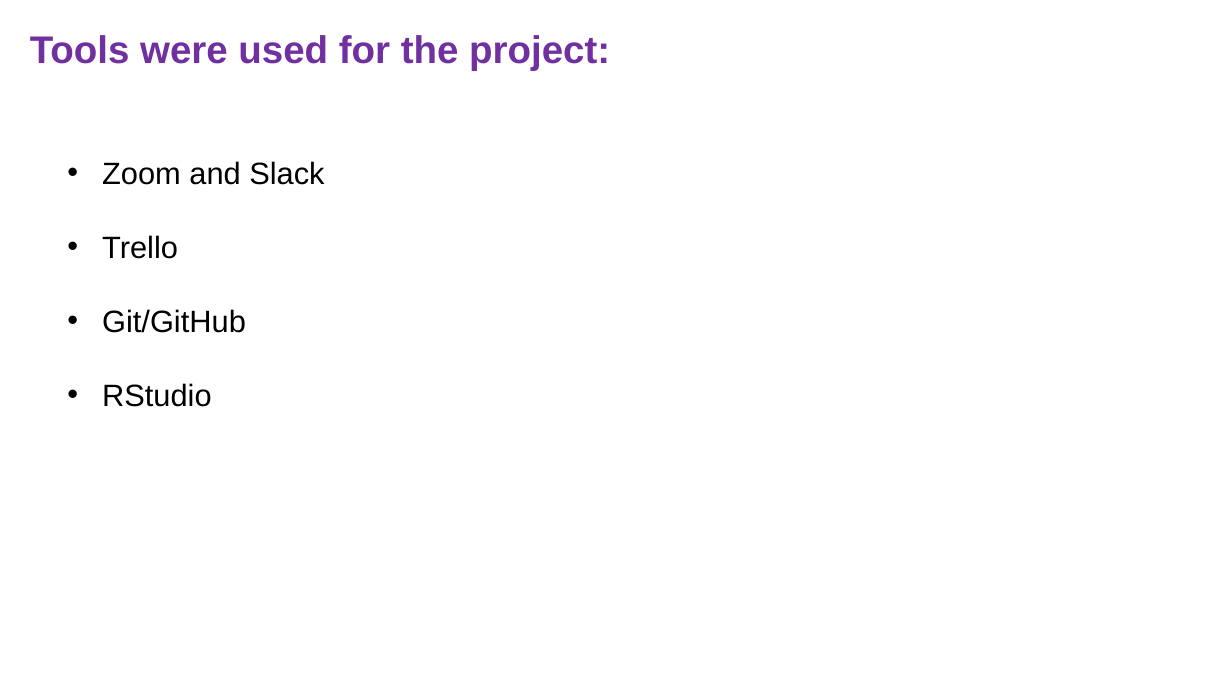
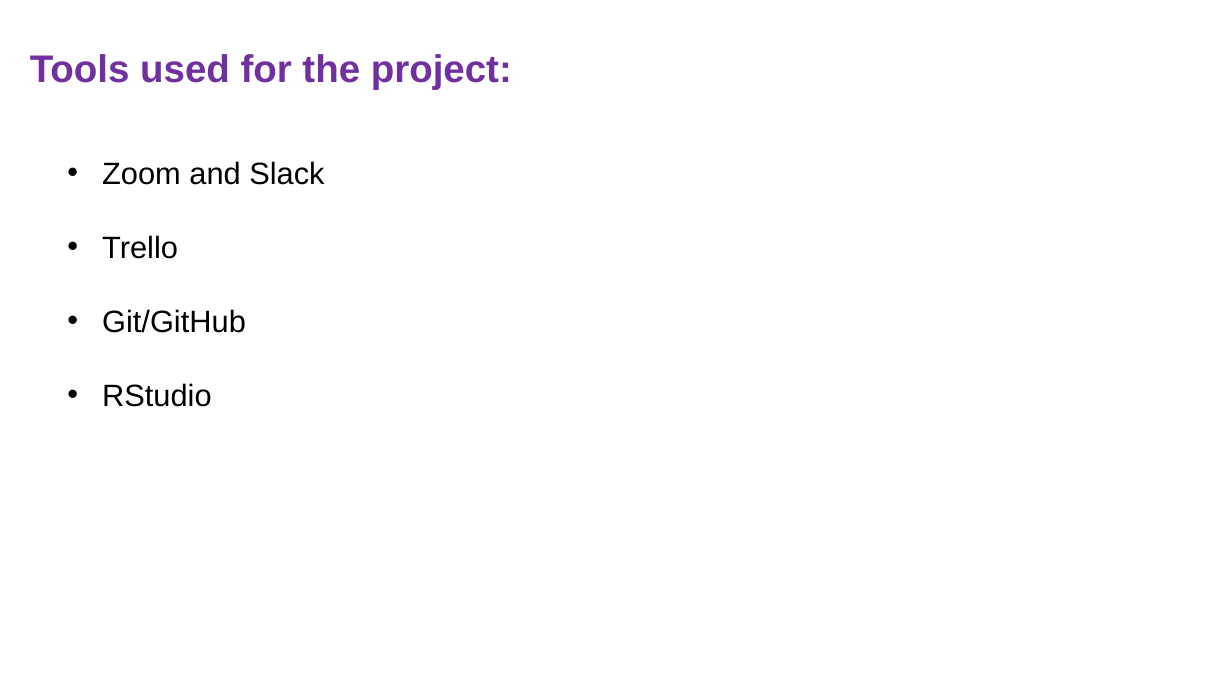
Before and after one commit to TomW49/phs_rshiny_dashboard_project, a slide deck: slide 5 of phs_presentation.pptx. Drawn at 1232x693 pixels with LibreOffice and Linux fonts; fonts in the diff are those of the drawing; background and template pictures are left out. Boxes give left, top, right and bottom in pixels: in the first picture for what was removed or moved away, otherwise in the second. Text is boxed around its words. In the diff, an @@ line names an element or a change of style, - is before the commit and + after.

```diff
--- a/phs_presentation.pptx
+++ b/phs_presentation.pptx
@@ title at <box>30,54,512,89</box>: text changed @@
-Tools were used for the project:
+Tools used for the project:
```
Also in this commit, not shown: 2 other slides changed.
